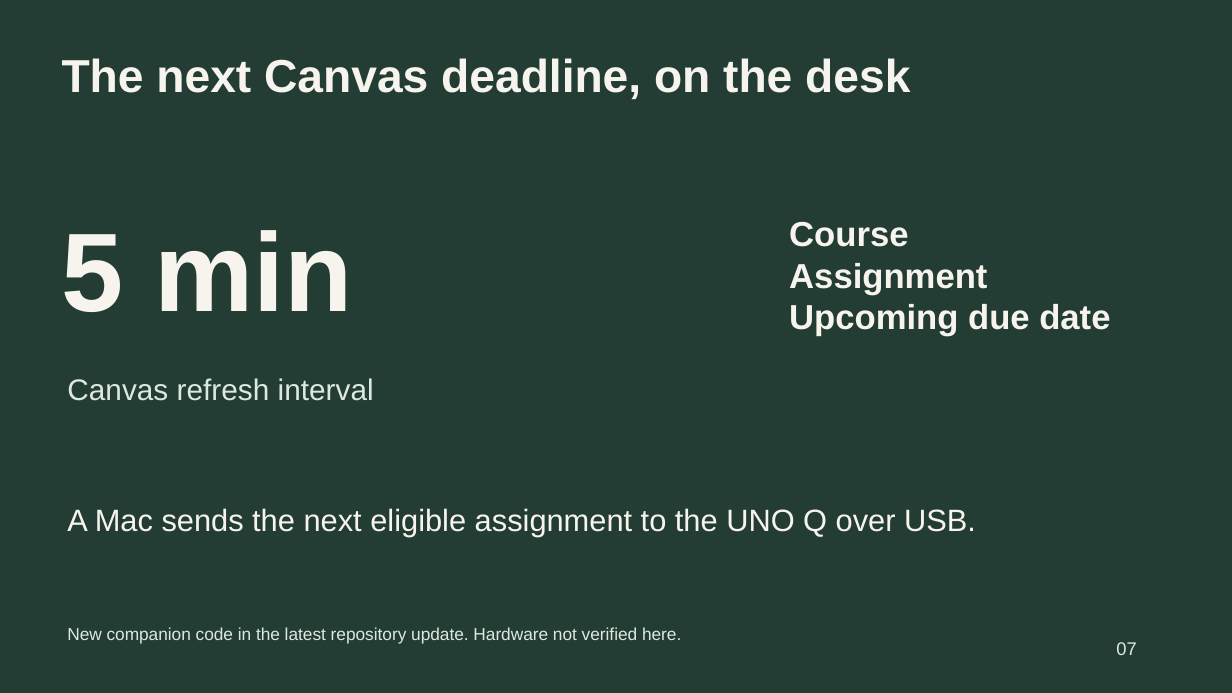
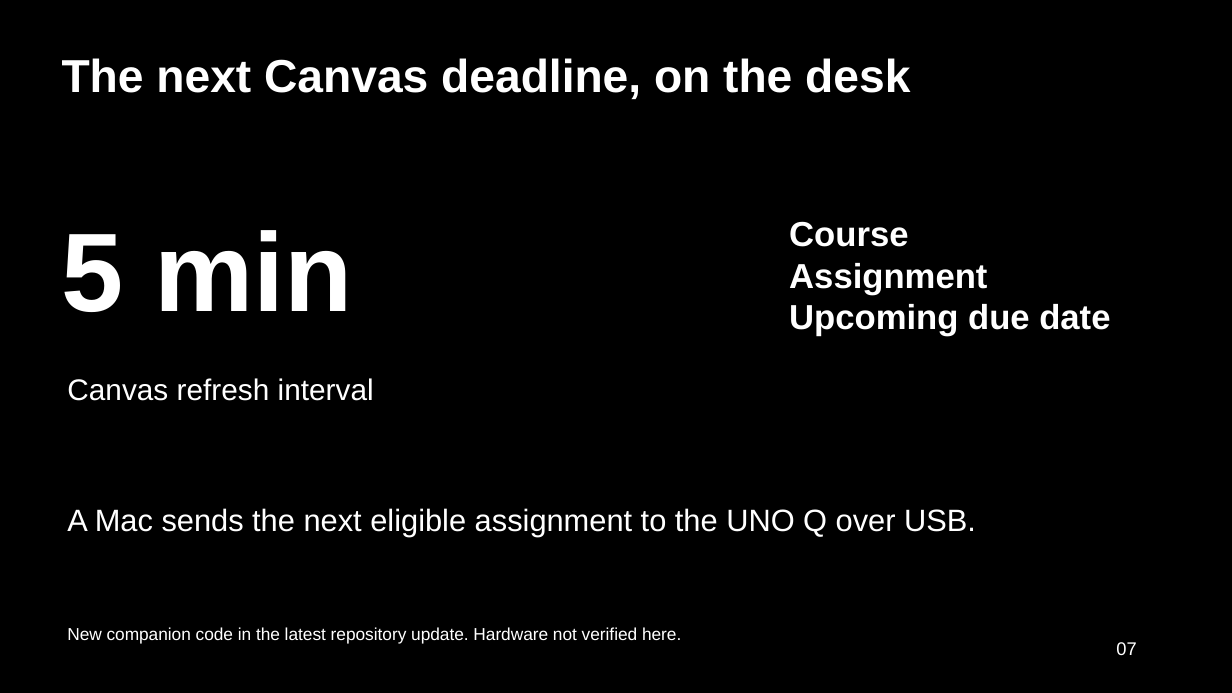
Before and after one commit to rahinarrianislam/WolfBox, a slide deck: slide 7 of presentations/WolfBox-Pitch.pptx. Drawn at 1232x693 pixels with LibreOffice and Linux fonts; fonts in the diff are those of the drawing. Boxes give left, top, right and bottom in pixels: in the first picture for what was removed or moved away, otherwise in the second. Text is boxed around its words. In the diff, an @@ line names an element or a change of style, - is before the commit and + after.

Commit message:
Theme presentation with NC State colors

```diff
--- a/presentations/WolfBox-Pitch.pptx
+++ b/presentations/WolfBox-Pitch.pptx
@@ background #233D34 to #000000 @@
@@ text colour #F6F4EC to #FFFFFF in 4 elements at (62, 58, 910, 99), (62, 230, 353, 312), (789, 221, 1110, 336), (67, 508, 976, 536) @@
@@ text colour #DDE8DF to #FFFFFF in 3 elements at (1116, 642, 1136, 655), (67, 378, 374, 401), (67, 627, 681, 643) @@
```
Also in this commit, not shown: 9 other slides changed.
